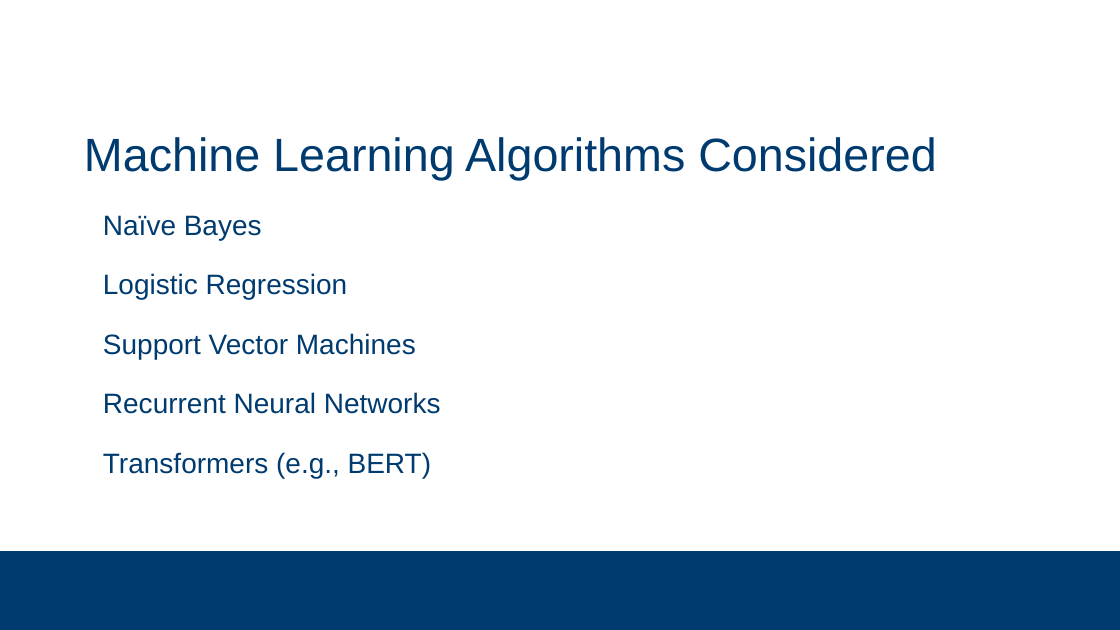
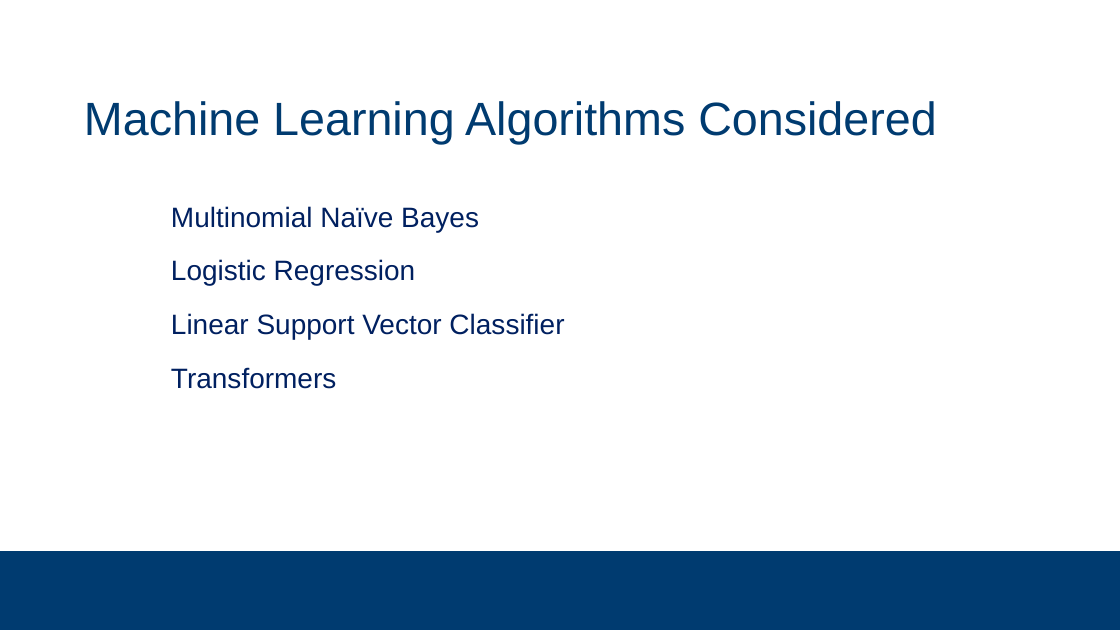
Before and after one commit to subsystem3/project, a slide deck: slide 19 of Final-Project-Team-2.pptx (slide 8 before the commit). Drawn at 1120x630 pixels with LibreOffice and Linux fonts; fonts in the diff are those of the drawing; background and template pictures are left out. Boxes give left, top, right and bottom in pixels: in the first picture for what was removed or moved away, otherwise in the second. Text is boxed around its words. In the diff, an @@ line names an element or a change of style, - is before the commit and + after.

```diff
--- a/Final-Project-Team-2.pptx
+++ b/Final-Project-Team-2.pptx
@@ title "Machine Learning Algorithms Considered" at (x1=84, y1=101, x2=936, y2=144): line spacing 2.33 to 1.05 @@
@@ text "Multinomial Naïve Bayes" moved from (x1=103, y1=215, x2=441, y2=478) to (x1=171, y1=206, x2=564, y2=389) @@
@@ text at (x1=171, y1=206, x2=479, y2=232): text changed; text colour #003B70 to #002060 @@
-Naïve Bayes
+  Multinomial Naïve Bayes
@@ text at (x1=171, y1=259, x2=416, y2=285): text colour #003B70 to #002060 in "Logistic Regression"; list level 1 to 2 in "Logistic Regression"; line spacing 1.78 to 1.6 @@
@@ text at (x1=171, y1=313, x2=564, y2=389): text changed; text colour #003B70 to #002060 @@
-Support Vector Machines
-Recurrent Neural Networks
-Transformers (e.g., BERT)
+  Linear Support Vector Classifier
+  Transformers
```
Also in this commit, not shown: 10 other slides changed, 14 slides added, 9 slides removed.
